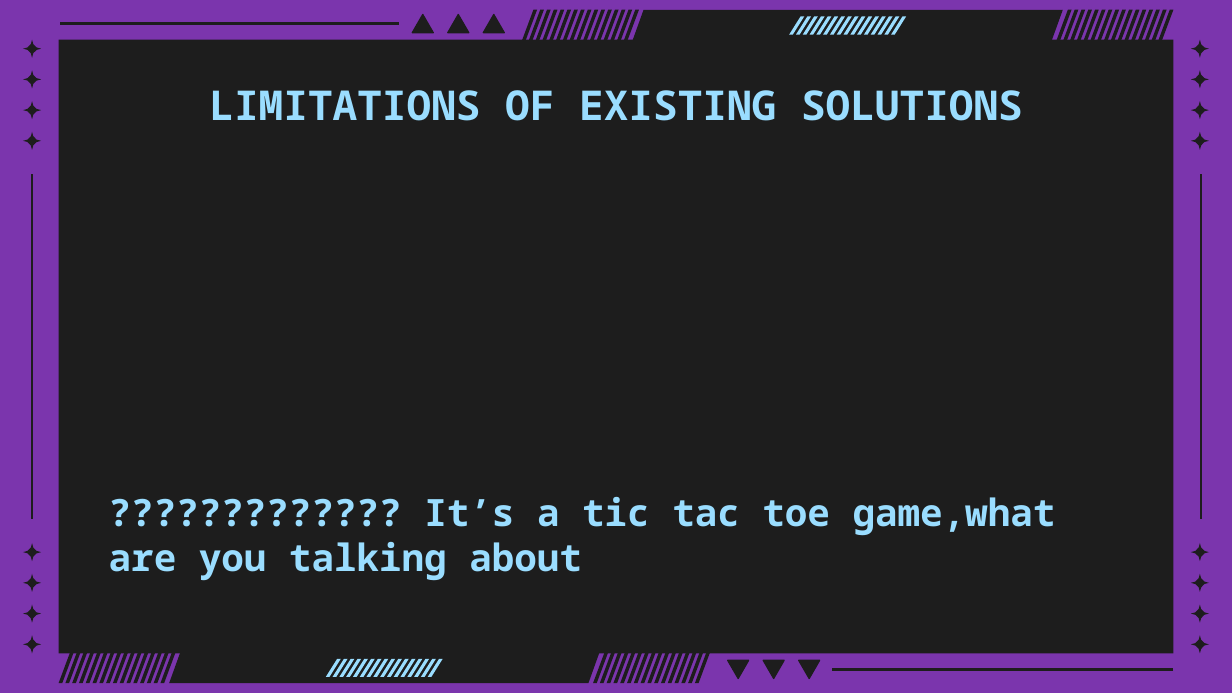
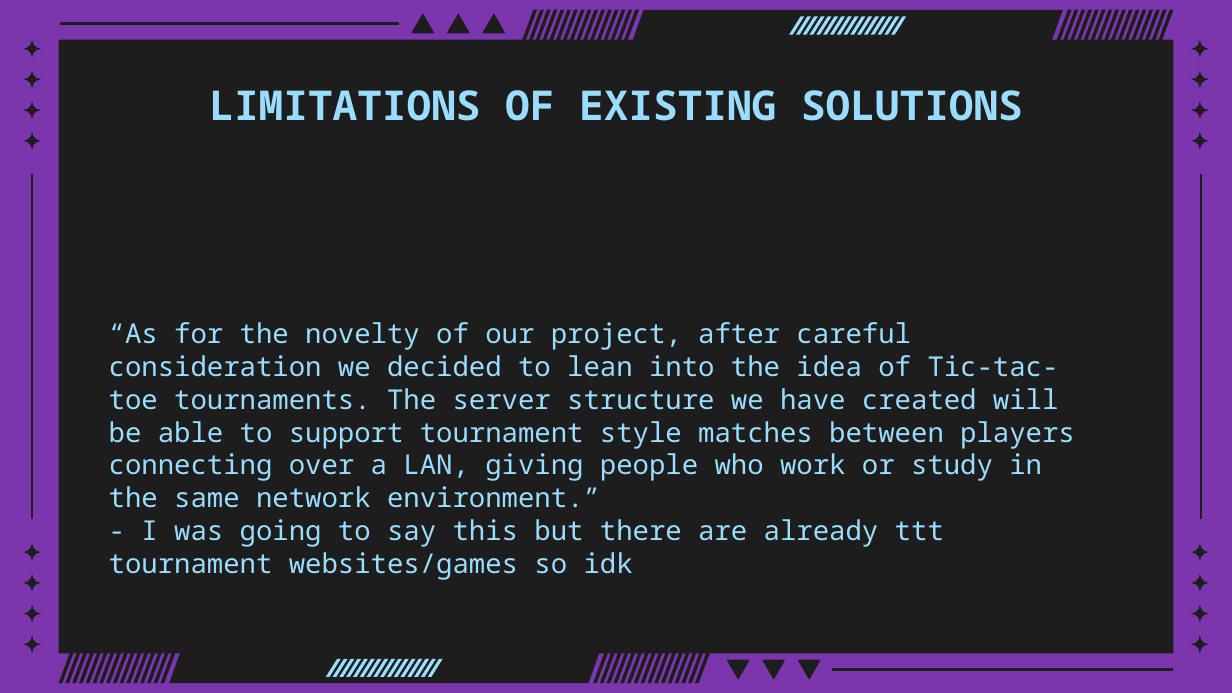
Before and after one commit to fattysun1121/data-comm-group, a slide deck: slide 3 of ppt/242 tictactoe presentation.pptx. Drawn at 1232x693 pixels with LibreOffice and Linux fonts; fonts in the diff are those of the drawing. Boxes give left, top, right and bottom in pixels: in the first picture for what was removed or moved away, otherwise in the second. Text is boxed around its words. In the diff, an @@ line names an element or a change of style, - is before the commit and + after.

```diff
--- a/ppt/242 tictactoe presentation.pptx
+++ b/ppt/242 tictactoe presentation.pptx
@@ subtitle at (x1=109, y1=322, x2=1075, y2=580): text changed; size 22 to 16 pt; bold off @@
-????????????? It’s a tic tac toe game,what are you talking about
+“As for the novelty of our project, after careful consideration we decided to lean into the idea of Tic-tac-toe tournaments. The server structure we have created will be able to support tournament style matches between players connecting over a LAN, giving people who work or study in the same network environment.”
+- I was going to say this but there are already ttt tournament websites/games so idk
```
Also in this commit, not shown: 4 other slides changed, 1 slide added, 1 slide removed.
